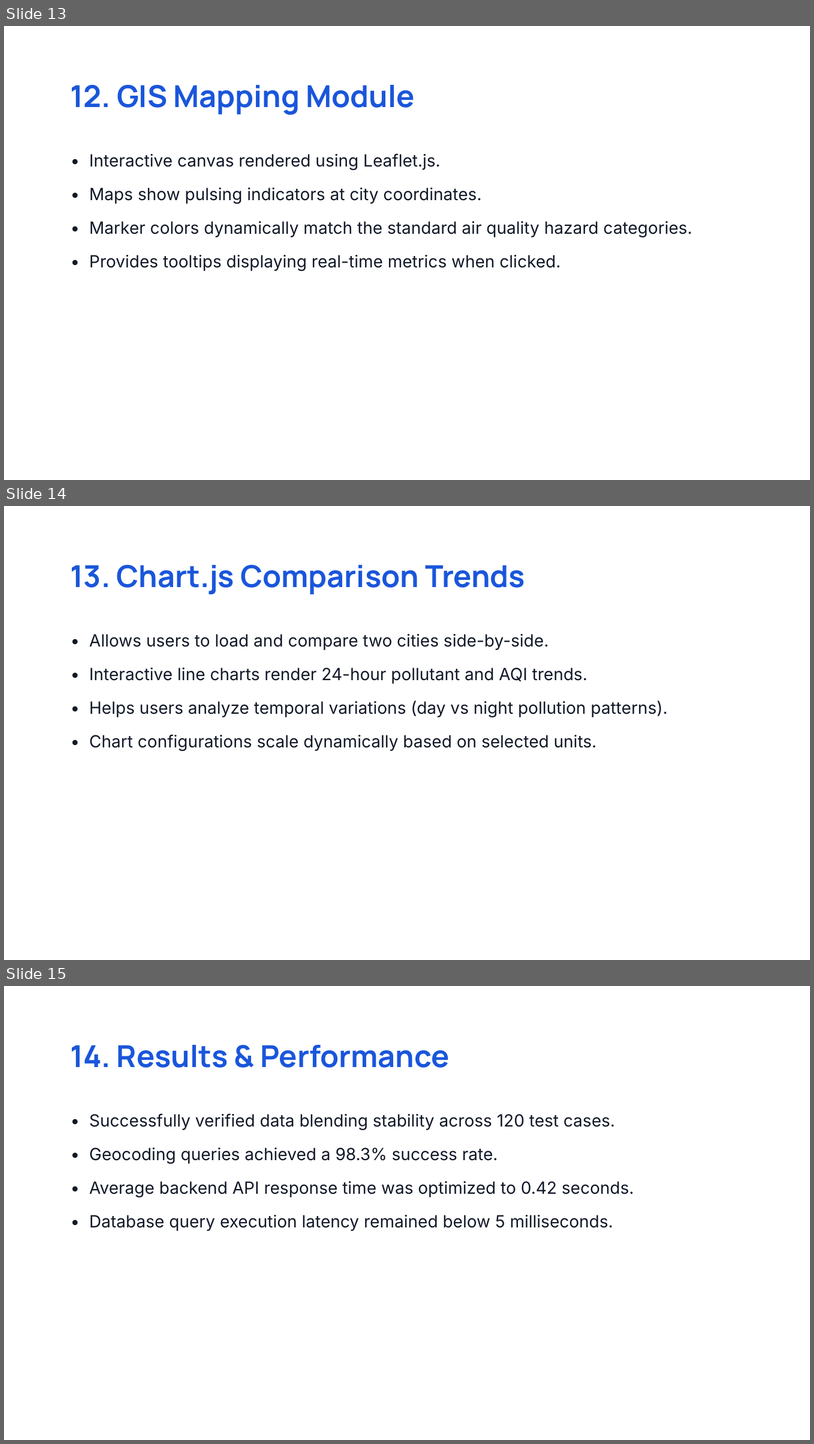
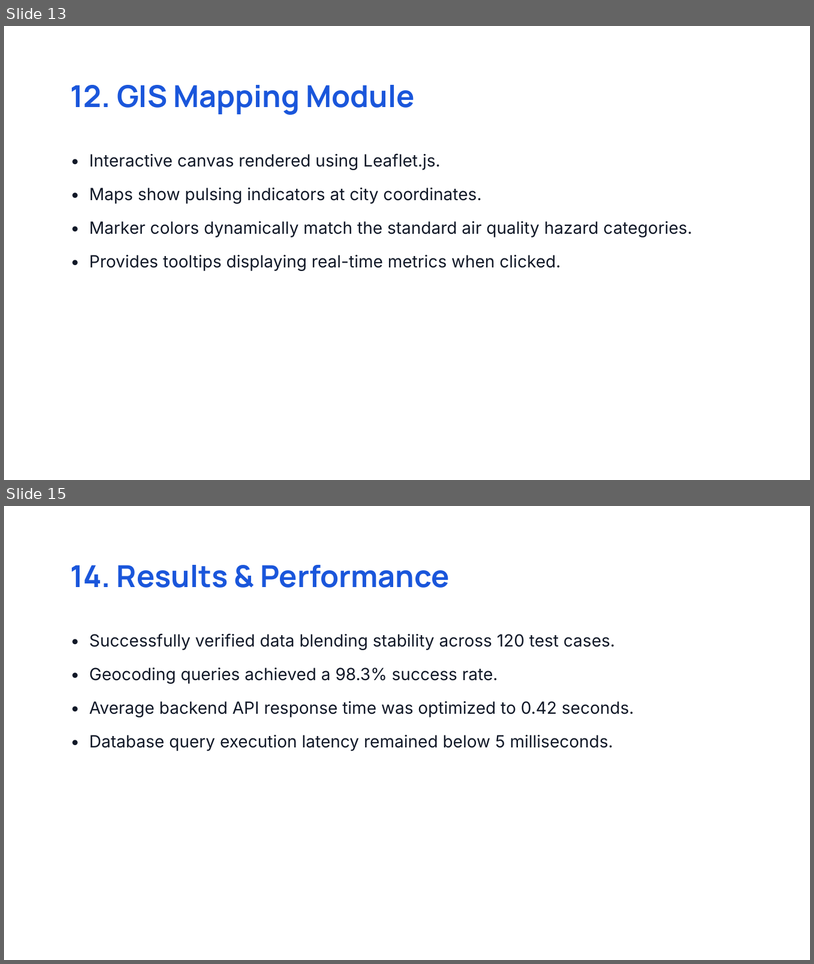
Before and after one commit to Shivaraj519/AeroQuest, a slide deck: AeroQuest_Presentation_Final.pptx. Shown one above the other, each under a label of ours: slides 13, 14 and 15 before the commit, slides 13 and 15 after it; the slides between them are not shown. The pictures are 814x1444 and 814x964 pixels, drawn with LibreOffice and Linux fonts; fonts in the diff are those of the drawing. Boxes give left, top, right and bottom in pixels: in the first picture for what was removed or moved away, otherwise in the second. Text is boxed around its words. In the diff, an @@ line names an element or a change of style, - is before the commit and + after.

```diff
--- a/AeroQuest_Presentation_Final.pptx
+++ b/AeroQuest_Presentation_Final.pptx
@@ slide 14 removed at [4, 506, 810, 960], background #FFFFFF @@
@@ text removed at [71, 565, 525, 594] @@
-13. Chart.js Comparison Trends
@@ text removed at [89, 634, 668, 751] @@
-• Allows users to load and compare two cities side-by-side.
-• Interactive line charts render 24-hour pollutant and AQI trends.
-• Helps users analyze temporal variations (day vs night pollution patterns).
-• Chart configurations scale dynamically based on selected units.
```
Also in this commit, not shown: 1 slide added, 3 other files.
